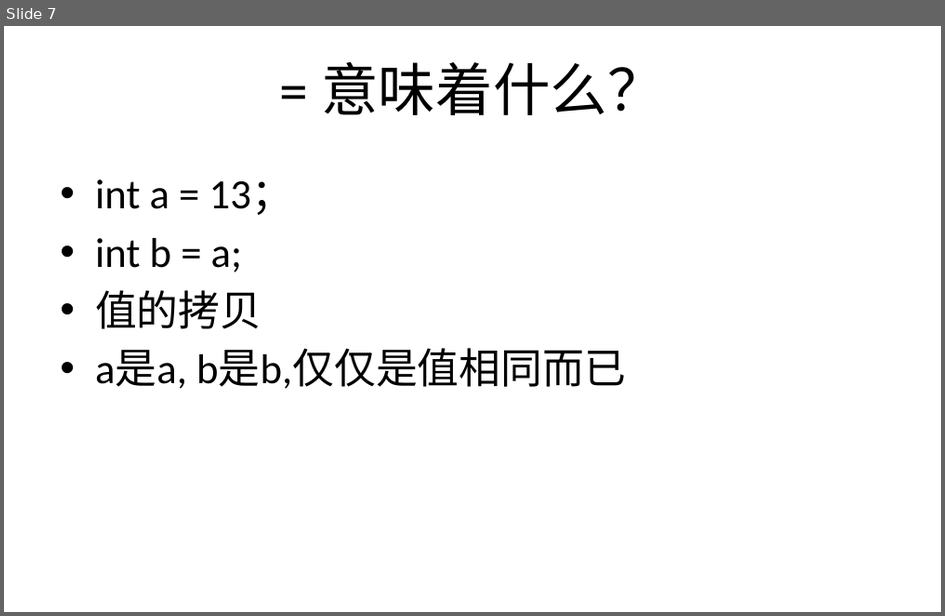
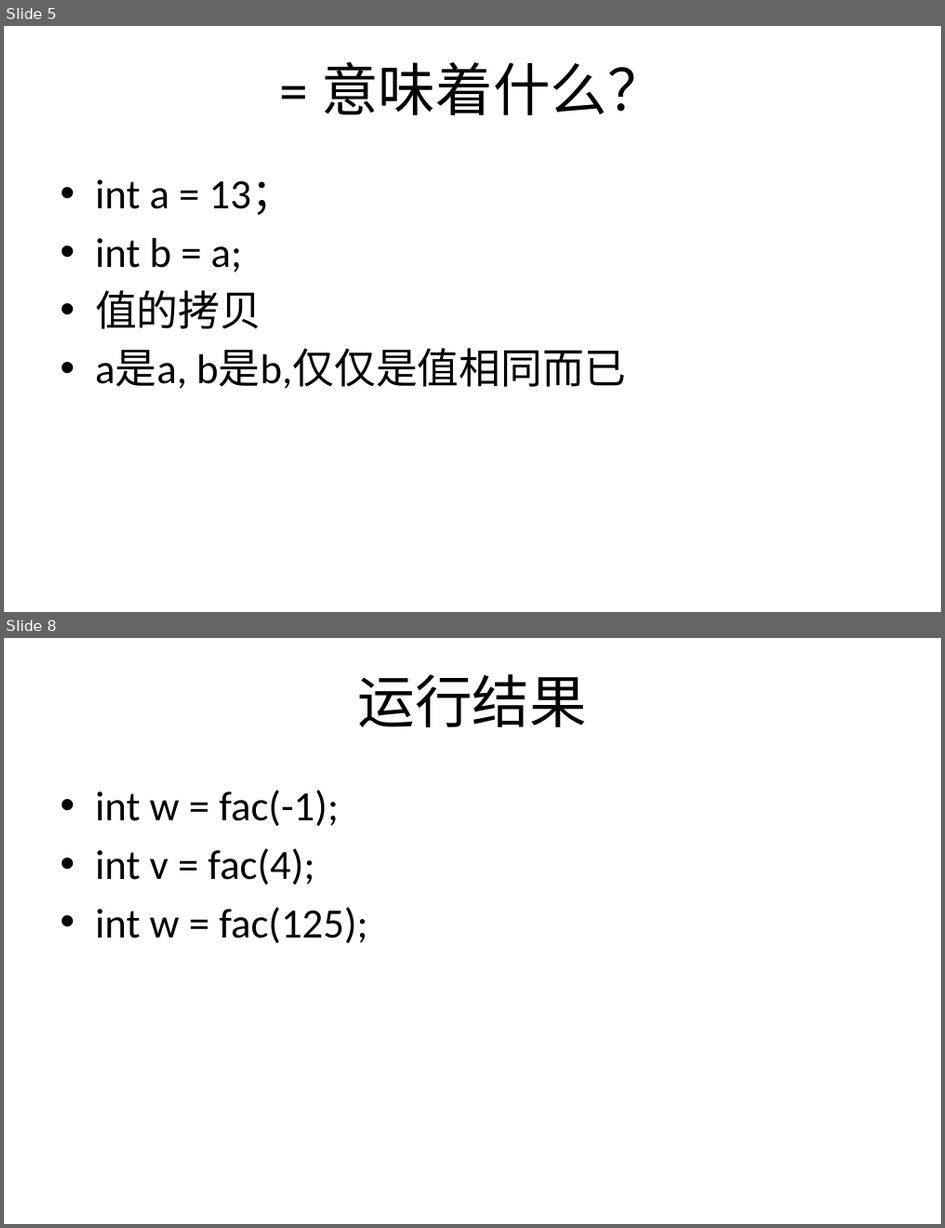
Before and after one commit to zuoshenghuang/curriculum, a slide deck: programming/2018/ch_2_variable.pptx. Shown one above the other, each under a label of ours: slide 7 before the commit, slides 5 and 8 after it; the slides between them are not shown. The pictures are 945x616 and 945x1228 pixels, drawn with LibreOffice and Linux fonts; fonts in the diff are those of the drawing; background and template pictures are left out. Boxes give left, top, right and bottom in pixels: in the first picture for what was removed or moved away, otherwise in the second. Text is boxed around its words. In the diff, an @@ line names an element or a change of style, - is before the commit and + after.

```diff
--- a/programming/2018/ch_2_variable.pptx
+++ b/programming/2018/ch_2_variable.pptx
@@ slide 8 added at (x1=4, y1=638, x2=941, y2=1224), background picture (left out) @@
@@ title added at (x1=358, y1=674, x2=587, y2=727), 44 pt, text #000000 @@
+运行结果
@@ text added at (x1=95, y1=790, x2=368, y2=943), 32 pt, text #000000 @@
+• int w = fac(-1);
+• int v = fac(4);
+• int w = fac(125);
@@ what was slide 7 is now slide 5 @@
```
Also in this commit, not shown: 3 slides changed, 5 other slides added, 1 slide removed, 2 other files.
